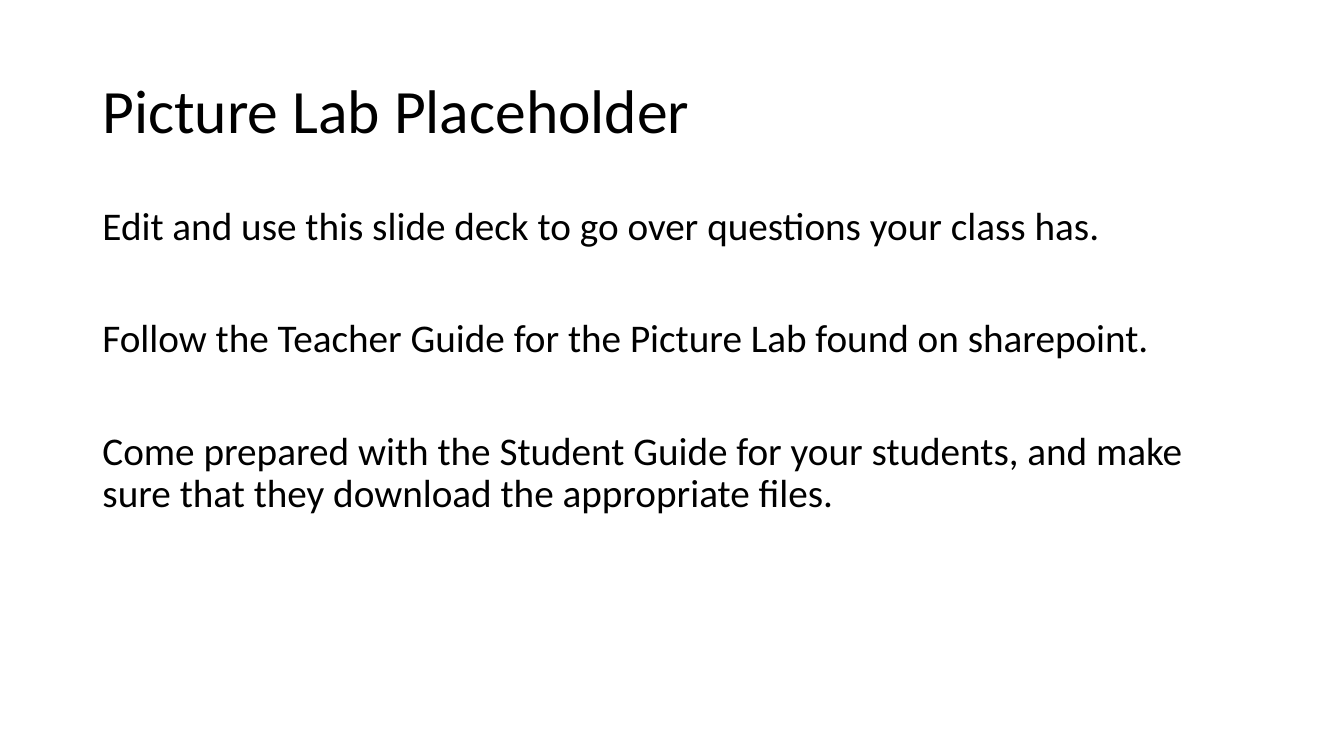
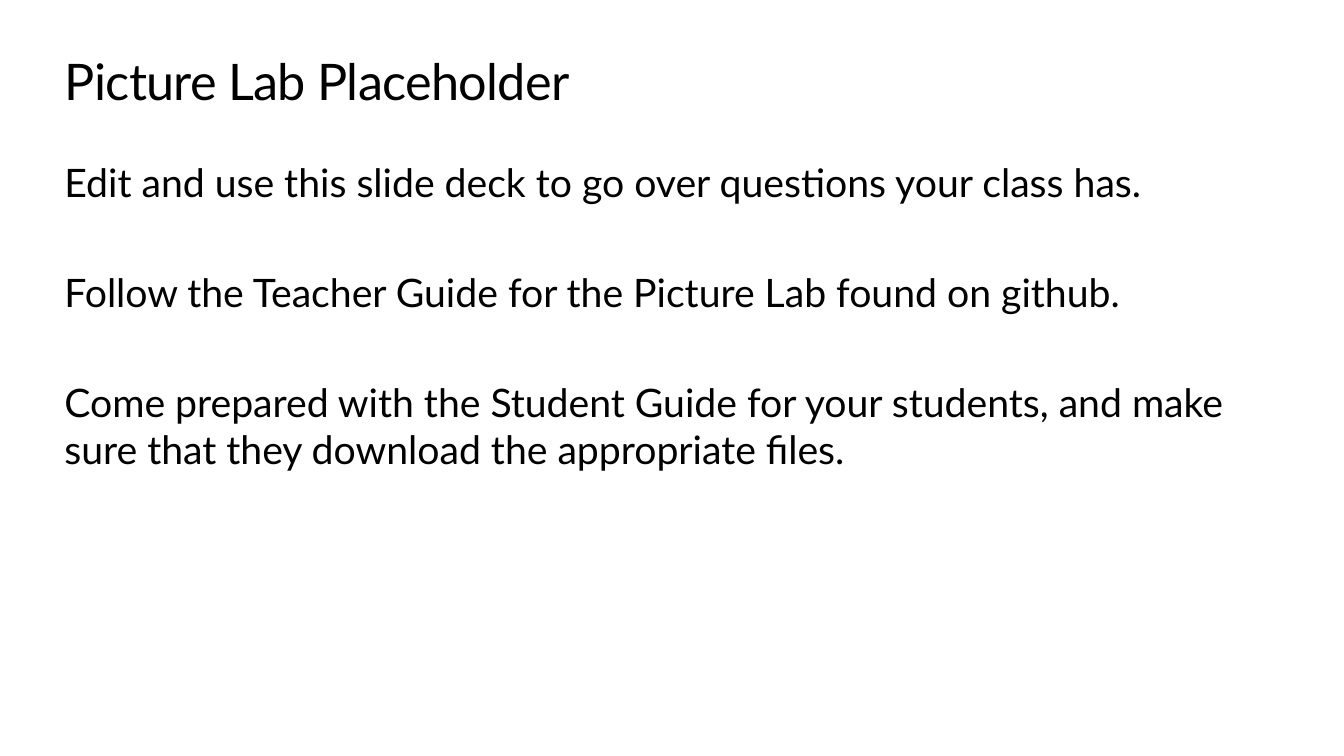
Before and after one commit to TEALSK12/apcsa-public, a slide deck: slide 85 of curriculum/Unit5/Unit5.pptx (slide 67 before the commit). Drawn at 1344x756 pixels with LibreOffice and Linux fonts; fonts in the diff are those of the drawing; background and template pictures are left out. Boxes give left, top, right and bottom in pixels: in the first picture for what was removed or moved away, otherwise in the second. Text is boxed around its words. In the diff, an @@ line names an element or a change of style, - is before the commit and + after.

```diff
--- a/curriculum/Unit5/Unit5.pptx
+++ b/curriculum/Unit5/Unit5.pptx
@@ title "Picture Lab Placeholder": place and size @@
-title "Picture Lab Placeholder" at [102, 90, 689, 134]
+title "Picture Lab Placeholder" at [65, 63, 570, 101]
@@ title "Picture Lab Placeholder" at [65, 63, 570, 101]: size 44 to 36 pt, font Calibri to Lato, letter spacing 0 to -0.5 pt; line spacing 0.9 to 1; vertical alignment middle to top @@
@@ text at [64, 168, 1223, 471]: font Calibri to Lato in "Edit and use this slide deck to ...", "Come prepared with the Student Guide for ..."; line spacing 0.9 to 1; less space between paragraphs @@
@@ text "Edit and use this slide ...": place and size @@
-text "Edit and use this slide ..." at [102, 212, 1182, 514]
+text "Edit and use this slide ..." at [64, 168, 1223, 471]
@@ text at [64, 278, 1120, 314]: text changed; font Calibri to Lato @@
-Follow the Teacher Guide for the Picture Lab found on sharepoint.
+Follow the Teacher Guide for the Picture Lab found on github.
```
Also in this commit, not shown: 48 other slides changed, 33 slides added, 1 slide removed, 4 other files.
